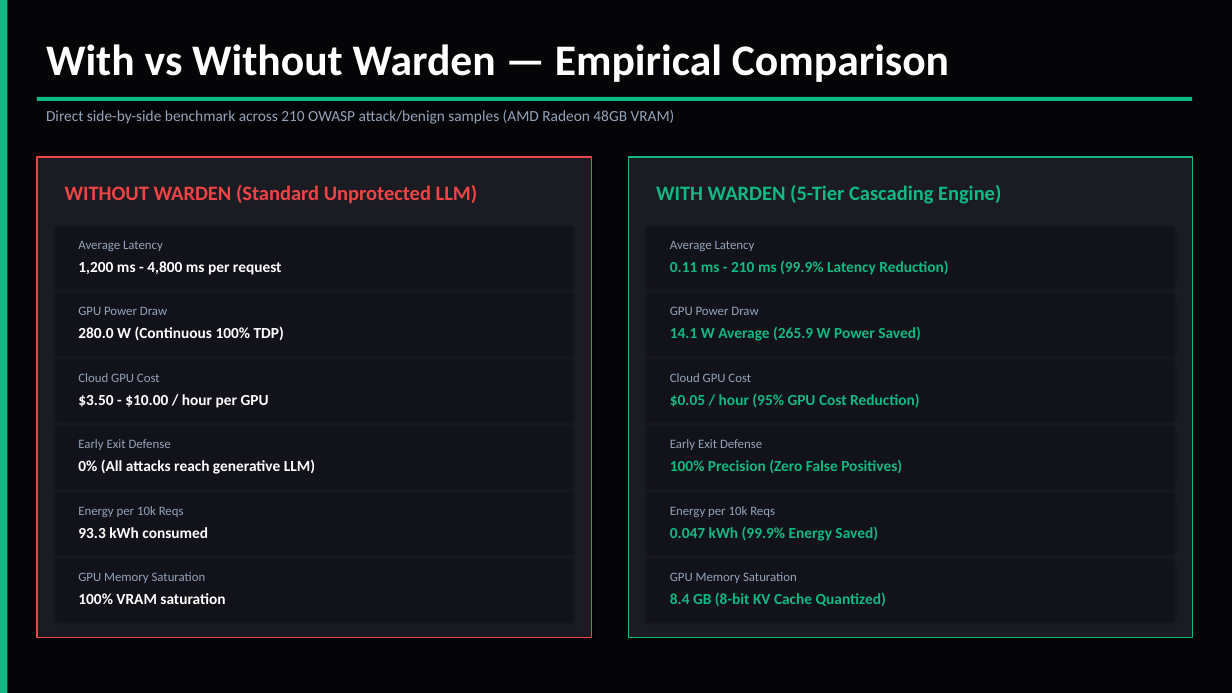
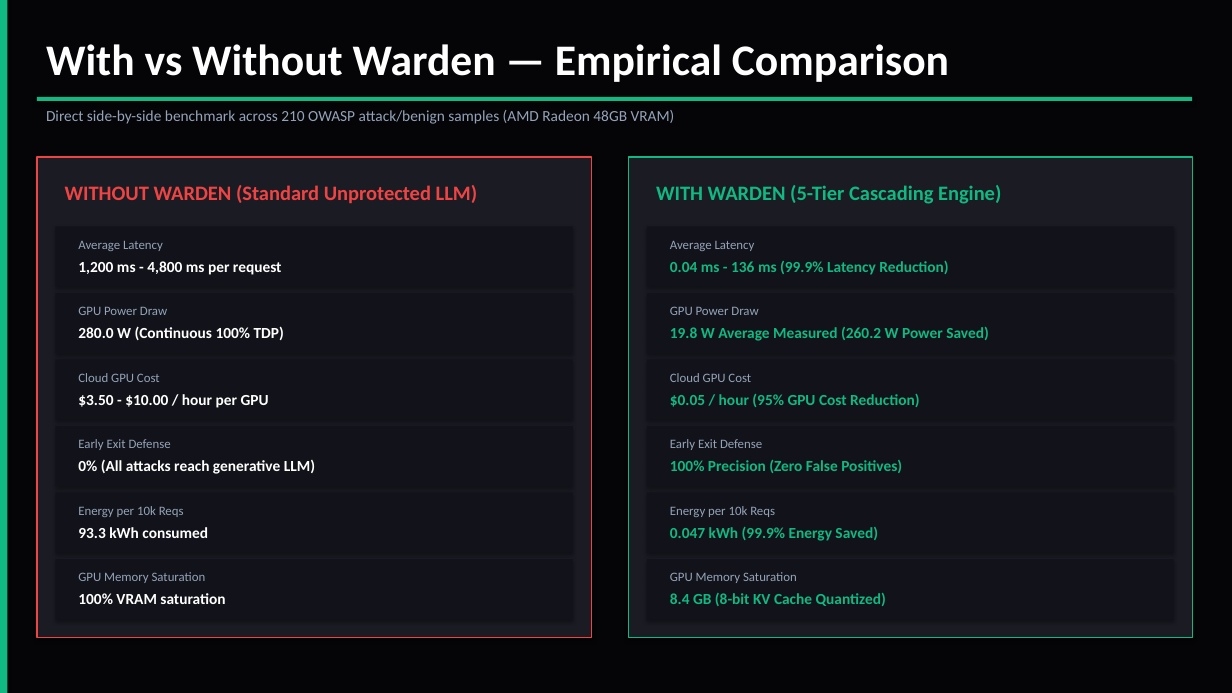
Before and after one commit to AmanTShekar/warden, a slide deck: slide 6 of enterprise_presentation/warden.pptx. Drawn at 1232x693 pixels with LibreOffice and Linux fonts; fonts in the diff are those of the drawing. Boxes give left, top, right and bottom in pixels: in the first picture for what was removed or moved away, otherwise in the second. Text is boxed around its words. In the diff, an @@ line names an element or a change of style, - is before the commit and + after.

```diff
--- a/enterprise_presentation/warden.pptx
+++ b/enterprise_presentation/warden.pptx
@@ text at bbox=[670, 261, 948, 275]: text changed @@
-0.11 ms - 210 ms (99.9% Latency Reduction)
+0.04 ms - 136 ms (99.9% Latency Reduction)
@@ text at bbox=[670, 327, 989, 341]: text changed @@
-14.1 W Average (265.9 W Power Saved)
+19.8 W Average Measured (260.2 W Power Saved)
```
Also in this commit, not shown: 9 other slides changed, 3 other files.
